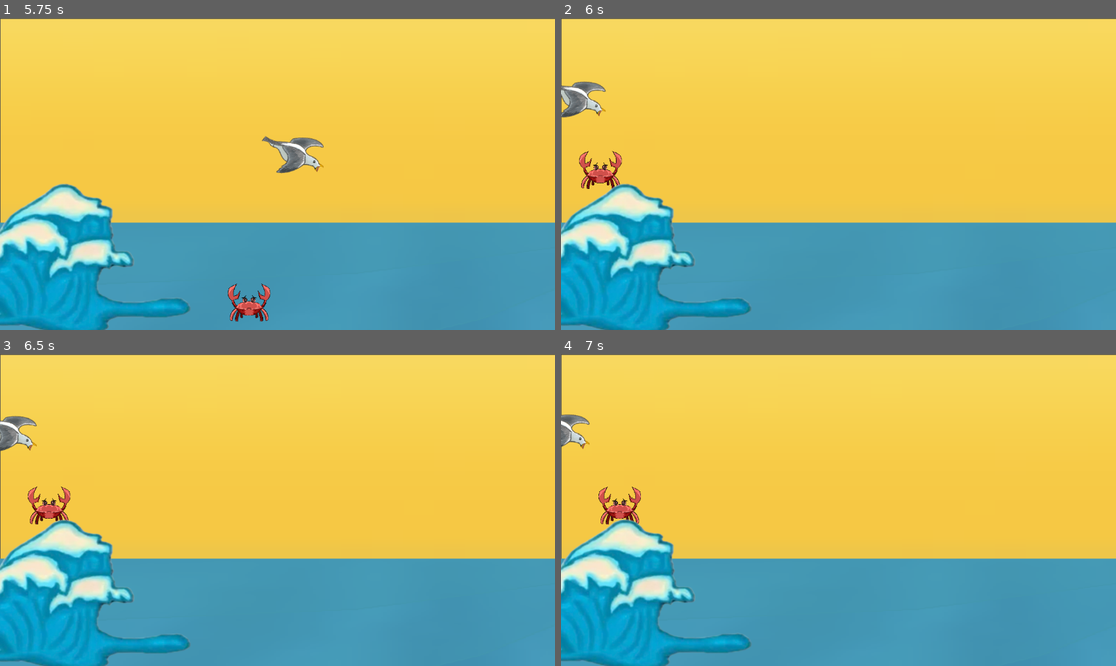
Above: before the commit, frames 1-4 (two rows, left to right).
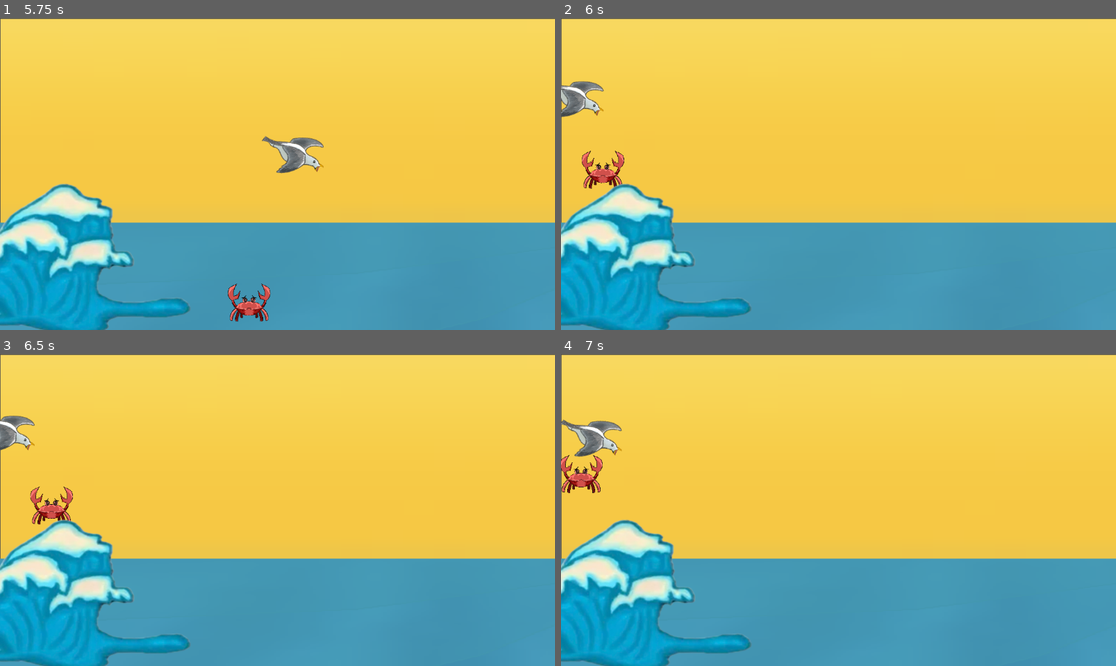
Above: after the commit, the same moments.

Repository: CISC204-S26/final-project-team-3
Game: Godot game, scene res://scene_1.tscn
Two runs of this game, one before a commit and one after it. Both use one fixed random seed, a clock stepped at 60 frames per second and the inputs below.
Inputs:
- Up to frame 1 (5.75 s): tap Enter (ui_accept) at 0.5, 0.77, 1.52, 3.02, 3.77, 4.52 s; hold D (Crab right) 0.53-2.03 s; hold A (Crab left) 2.03-2.78 s; hold D (Crab right) 2.78-4.28 s; hold A (Crab left) 4.28-5.03 s; hold D (Crab right) from 5.03 s (still down)
- Up to frame 2 (6 s): release D (Crab right) at 5.78 s; hold A (Crab left) from 5.78 s (still down)
- Up to frame 3 (6.5 s): keep holding A (Crab left); tap Enter (ui_accept) at 6.02 s
- Up to frame 4 (7 s): keep holding A (Crab left); tap Enter (ui_accept) at 6.77 s

Frame 1 is identical in both runs. In frame 2, 0.8% of the frame differs, in the area x 0-12%, y 20-55%; in frame 3, 0.7%; in frame 4, 2.1%, in the area x 0-33%, y 19-92%.

Commit message:
added boundary for wave (not programmed)

Diff:
--- a/final_project_all_together_now/player_2wave.gd
+++ b/final_project_all_together_now/player_2wave.gd
@@ -11,3 +11,9 @@
 		if nearby_interactables:
 			nearby_interactables.back().interact()
 	move_and_slide()
+
+
+#func _on_wave_boundary_area_shape_exited(area_rid: RID, area: Area2D, area_shape_index: int, local_shape_index: int) -> void:
+	#pass # Replace with function body.
+	#if CharacterBody2D.name == "player2(wave)":
+		#get_tree().change_scene_to_file("res://scene_1.tscn")
--- a/final_project_all_together_now/scene_1.tscn
+++ b/final_project_all_together_now/scene_1.tscn
@@ -36,6 +36,9 @@
 
 [sub_resource type="RectangleShape2D" id="RectangleShape2D_2fno3"]
 size = Vector2(25, 669)
+
+[sub_resource type="RectangleShape2D" id="RectangleShape2D_0qqw6"]
+size = Vector2(1577, 519)
 
 [node name="Scene 1" type="Node2D" unique_id=1913310543]
 
@@ -115,12 +118,19 @@
 [node name="crab boundary" type="Area2D" parent="." unique_id=185975224]
 
 [node name="CollisionShape2D" type="CollisionShape2D" parent="crab boundary" unique_id=889884496]
-position = Vector2(577, 660)
+position = Vector2(578, 661)
 shape = SubResource("RectangleShape2D_t0rxu")
 
 [node name="CollisionShape2D2" type="CollisionShape2D" parent="crab boundary" unique_id=321008874]
 position = Vector2(2.5, 324.5)
 shape = SubResource("RectangleShape2D_2fno3")
 
+[node name="Area2D" type="Area2D" parent="crab boundary" unique_id=524880934]
+
+[node name="CollisionShape2D" type="CollisionShape2D" parent="crab boundary/Area2D" unique_id=814528124]
+position = Vector2(645.5, 516.5)
+shape = SubResource("RectangleShape2D_0qqw6")
+debug_color = Color(0, 0.95686275, 0.69803923, 0.41960785)
+
 [connection signal="body_entered" from="Area2D" to="crab" method="_on_area_2d_body_entered"]
 [connection signal="body_entered" from="crab boundary" to="crab" method="_on_crab_boundary_body_entered"]
